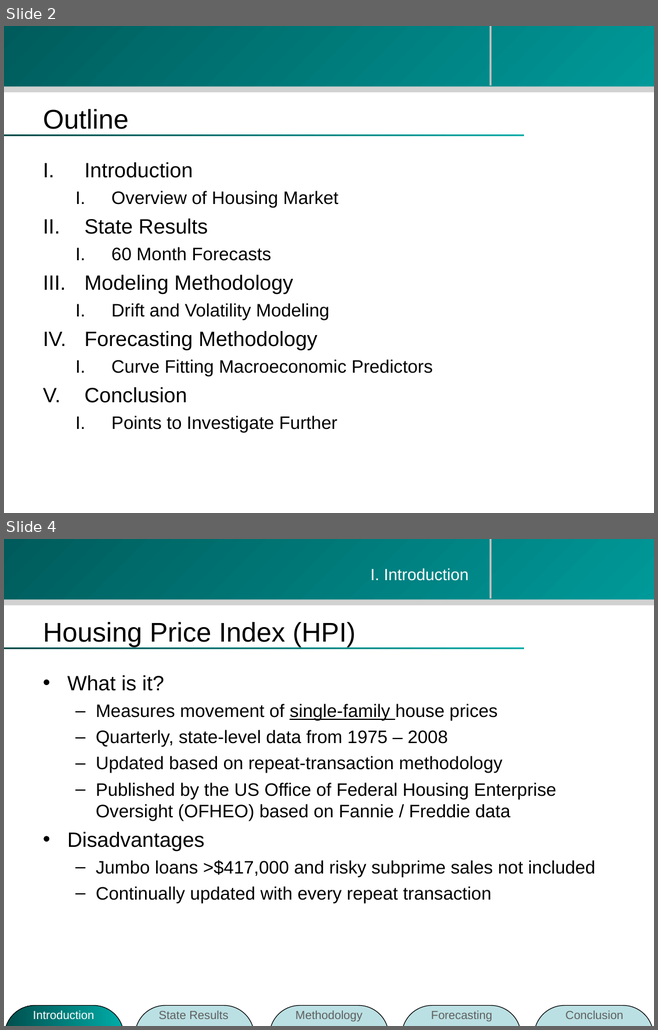
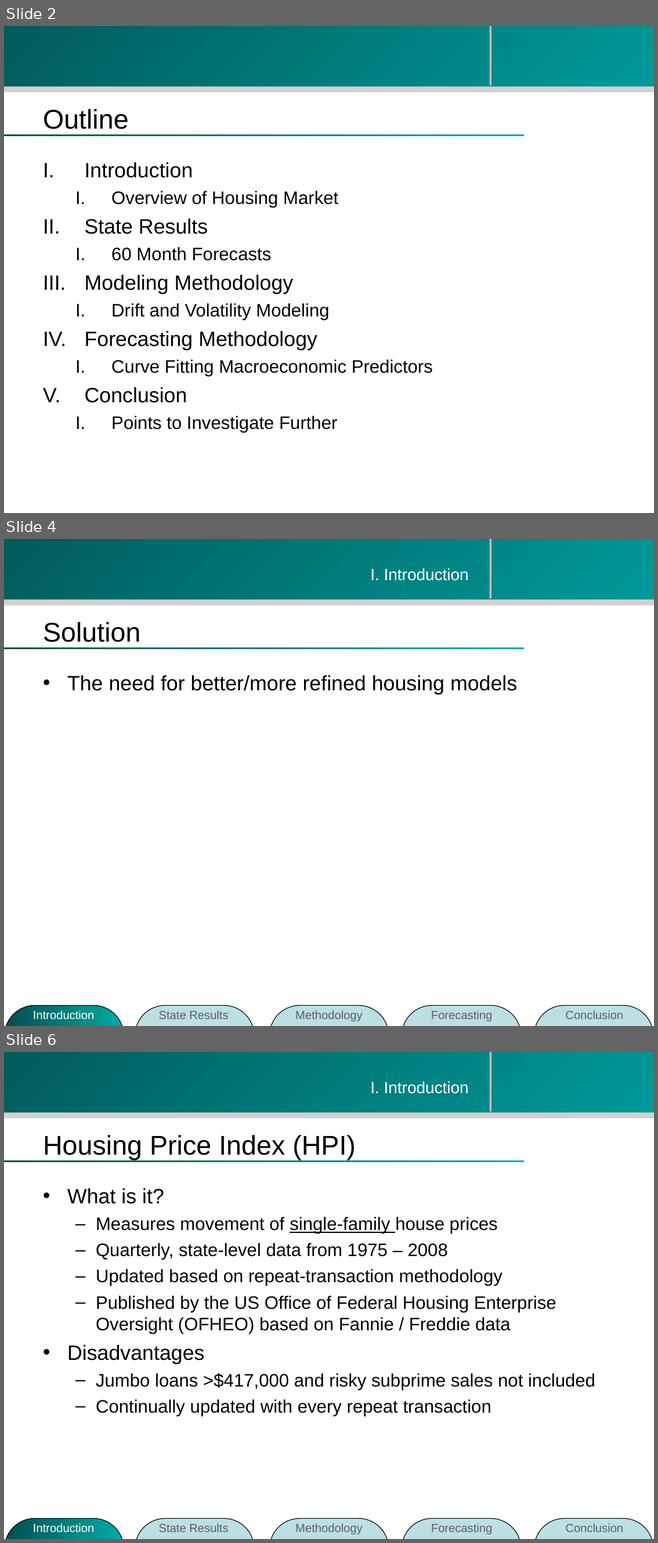
Before and after one commit to zhouzhenghui/svnrepository, a slide deck: SVNRepository/Presentation/M.Eng Final Presentation-take2.ppt. Shown one above the other, each under a label of ours: slides 2 and 4 before the commit, slides 2, 4 and 6 after it; the slides between them are not shown. The pictures are 658x1030 and 658x1543 pixels, drawn with LibreOffice and Linux fonts; fonts in the diff are those of the drawing; background and template pictures are left out. Boxes give left, top, right and bottom in pixels: in the first picture for what was removed or moved away, otherwise in the second. Text is boxed around its words. In the diff, an @@ line names an element or a change of style, - is before the commit and + after.

```diff
--- a/SVNRepository/Presentation/M.Eng Final Presentation-take2.ppt
+++ b/SVNRepository/Presentation/M.Eng Final Presentation-take2.ppt
@@ slide 4 added at (4,539,654,1026), background #FFFFFF; not listed: 4 template elements that a slide beside it also shows @@
@@ text added at (370,568,469,581), 18 pt, text #FFFFFF @@
+I. Introduction
@@ title added at (43,622,140,642), 30 pt, text #000000 @@
+Solution
@@ text added at (67,675,517,694), 23 pt, text #000000 @@
+• The need for better/more refined housing models
@@ group added at (5,1005,653,1026): 5 rounded rectangles, 5 texts @@
+State Results
+Introduction
+Methodology
+Forecasting
+Conclusion
@@ what was slide 4 is now slide 6 @@
```
Also in this commit, not shown: 7 slides changed, 8 other slides added.
